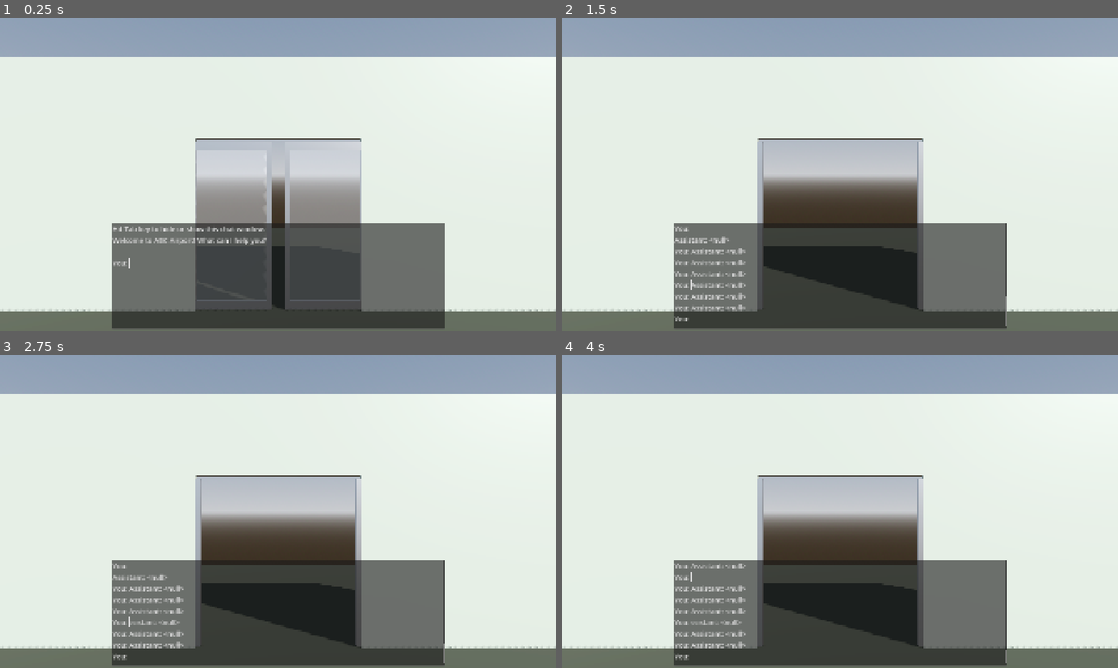
Above: before the commit, frames 1-4 (two rows, left to right).
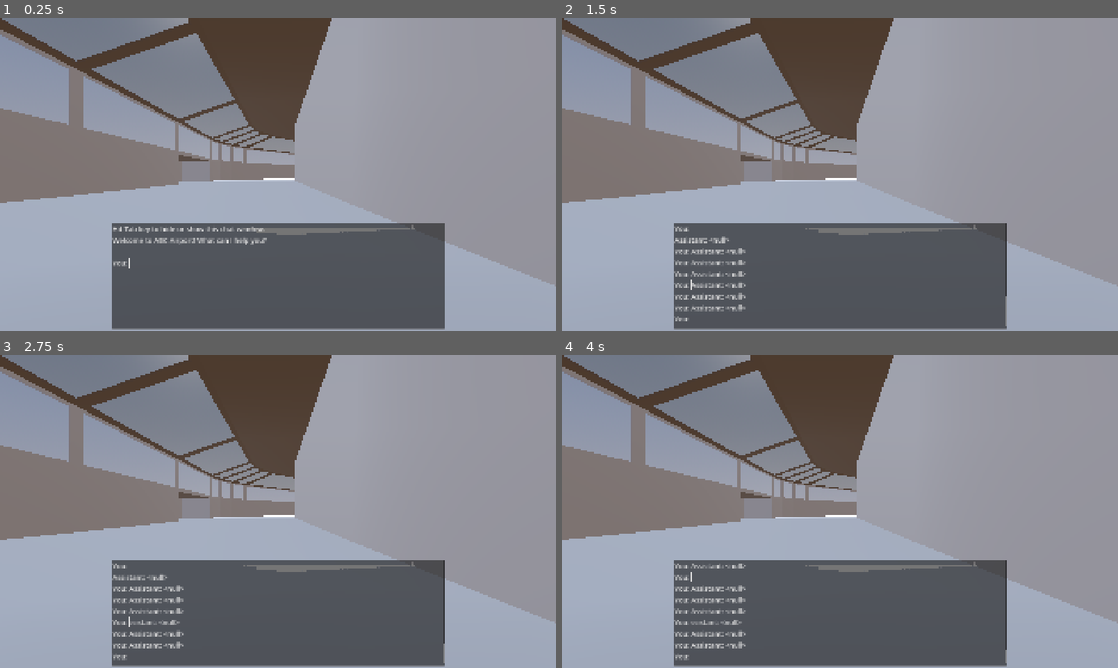
Above: after the commit, the same moments.

Repository: araobp/airport
Game: Godot game, scene res://System.tscn
Two runs of this game, one before a commit and one after it. Both use one fixed random seed, a clock stepped at 60 frames per second and the inputs below.
Inputs (mouse positions are in pixels of both pictures, inside the frame that each line leads up to):
- Up to frame 1 (0.25 s): no input
- Up to frame 2 (1.5 s): tap Enter (ui_accept) at 0.5, 0.6, 0.77, 1.07, 1.25, 1.35 s; move the mouse to (840, 274) at 0.52 s; hold Right (ui_right) 0.53-1.28 s; click (840, 274) at 0.67 s; move the mouse to (728, 190) at 1.27 s; hold Down (ui_down) from 1.28 s (still down)
- Up to frame 3 (2.75 s): tap Enter (ui_accept) at 1.52, 1.82, 2, 2.1 s; move the mouse to (333, 442) at 2.02 s; release Down (ui_down) at 2.03 s; hold Right (ui_right) from 2.03 s (still down)
- Up to frame 4 (4 s): tap Enter (ui_accept) at 2.75, 2.85, 3.02, 3.32, 3.5, 3.6, 3.77 s; move the mouse to (812, 574) at 2.77 s; release Right (ui_right) at 2.78 s; hold Up (ui_up) 2.78-3.53 s; click (812, 574) at 2.92 s; move the mouse to (1006, 558) at 3.52 s; hold Left (ui_left) from 3.53 s (still down)

The runs differ from the first frame. In frame 1, 87% of the frame differs, in the area x 0-100%, y 0-100%; in frame 2, 93%; in frame 3, 93%; in frame 4, 93%.
Error in both runs: Attempt to call function 'get_as_text' in base 'null instance' on a null instance. (res://gemini.gd:19)

Commit message:
feat: Add terminal and level assets
This commit introduces the initial assets for the airport terminal and surrounding levels.

Key changes:
- Added a `Terminal` scene with a static body for collision.
- Added a `Levels` scene.
- Integrated the new scenes into the main `System.tscn`.
- Enabled jumping in the first-person controller.
- Switched to the Jolt Physics engine for better performance.
- Included the source `.blend` files and exported `.glb` models for the terminal and levels.

Diff:
--- a/airport/System.tscn
+++ b/airport/System.tscn
@@ -6,6 +6,8 @@
 [ext_resource type="Script" uid="uid://c74tqwh5duaek" path="res://mcp_client.gd" id="4_1ayyj"]
 [ext_resource type="Script" uid="uid://cjkdi1hxunisd" path="res://first_person.gd" id="4_r1c7q"]
 [ext_resource type="PackedScene" uid="uid://olwpoxba07gh" path="res://Gate/Gate.tscn" id="4_rvu7u"]
+[ext_resource type="PackedScene" uid="uid://1fcc5lv0tfl8" path="res://Terminal/Terminal.tscn" id="7_v3stw"]
+[ext_resource type="PackedScene" uid="uid://bdgwujl16y7ca" path="res://Terminal/Levels.tscn" id="8_5nvr7"]
 
 [sub_resource type="ProceduralSkyMaterial" id="ProceduralSkyMaterial_37kl0"]
 sky_horizon_color = Color(0.662243, 0.671743, 0.686743, 1)
@@ -18,7 +20,10 @@
 background_mode = 2
 sky = SubResource("Sky_8uh7m")
 tonemap_mode = 2
-glow_enabled = true
+ssr_enabled = true
+ssao_enabled = true
+ssil_enabled = true
+sdfgi_read_sky_light = false
 
 [sub_resource type="CapsuleMesh" id="CapsuleMesh_hh24k"]
 
@@ -39,7 +44,7 @@
 script = ExtResource("1_rvu7u")
 
 [node name="DirectionalLight3D" type="DirectionalLight3D" parent="."]
-transform = Transform3D(0.500258, -0.53958, 0.677197, 0.262786, 0.839816, 0.475029, -0.825037, -0.0596791, 0.561919, 0, 0, 0)
+transform = Transform3D(-0.887866, 0.403194, -0.221651, 0.262786, 0.839817, 0.475029, 0.377675, 0.363515, -0.851598, 0, 0, -868.151)
 shadow_enabled = true
 
 [node name="WorldEnvironment" type="WorldEnvironment" parent="."]
@@ -68,6 +73,7 @@
 script = ExtResource("3_1ayyj")
 
 [node name="FirstPerson" type="CharacterBody3D" parent="."]
+transform = Transform3D(1, 0, 0, 0, 1, 0, 0, 0, 1, 0, 5.04603, 0)
 script = ExtResource("4_r1c7q")
 
 [node name="Camera3D" type="Camera3D" parent="FirstPerson"]
@@ -76,7 +82,6 @@
 
 [node name="MeshInstance3D" type="MeshInstance3D" parent="FirstPerson"]
 transform = Transform3D(0.4, 0, 0, 0, 0.8, 0, 0, 0, 0.4, 0, 0.8, 0)
-visible = false
 mesh = SubResource("CapsuleMesh_hh24k")
 skeleton = NodePath("../..")
 
@@ -105,3 +110,9 @@
 
 [node name="Gate" parent="." instance=ExtResource("4_rvu7u")]
 transform = Transform3D(-4.37114e-08, 0, -1, 0, 1, 0, 1, 0, -4.37114e-08, 0, 0, -4)
+
+[node name="Terminal" parent="." instance=ExtResource("7_v3stw")]
+transform = Transform3D(-4.37114e-08, 0, -1, 0, 1, 0, 1, 0, -4.37114e-08, 0, 0, 0)
+
+[node name="levels" parent="." instance=ExtResource("8_5nvr7")]
+transform = Transform3D(-4.37114e-08, 0, -1, 0, 1, 0, 1, 0, -4.37114e-08, 0, 0, 0)
--- /dev/null
+++ b/airport/Terminal/Levels.tscn
@@ -0,0 +1,5 @@
+[gd_scene load_steps=2 format=3 uid="uid://bdgwujl16y7ca"]
+
+[ext_resource type="PackedScene" uid="uid://d0bjt8oami84p" path="res://Terminal/levels.glb" id="1_vijt3"]
+
+[node name="levels" instance=ExtResource("1_vijt3")]
--- /dev/null
+++ b/airport/Terminal/Terminal.tscn
@@ -0,0 +1,13 @@
+[gd_scene load_steps=2 format=3 uid="uid://1fcc5lv0tfl8"]
+
+[ext_resource type="PackedScene" uid="uid://ci1gnndowy15x" path="res://Terminal/terminal.glb" id="1_apu1k"]
+
+[node name="Terminal" instance=ExtResource("1_apu1k")]
+
+[node name="StaticBody3D" parent="Building" index="0"]
+axis_lock_linear_x = true
+axis_lock_linear_y = true
+axis_lock_linear_z = true
+axis_lock_angular_x = true
+axis_lock_angular_y = true
+axis_lock_angular_z = true
--- a/airport/first_person.gd
+++ b/airport/first_person.gd
@@ -12,8 +12,6 @@
 	Input.mouse_mode = Input.MOUSE_MODE_CAPTURED
 
 func _input(event):
-	if event.is_action_pressed("ui_cancel"): get_tree().quit()
-
 	if not Globals.chat_window_enabled and event is InputEventMouseMotion:
 			rotation.y -= event.relative.x * CAMERA_SENS
 			rotation.x -= event.relative.y * CAMERA_SENS
@@ -24,13 +22,13 @@
 	if not is_on_floor():
 		velocity.y -= gravity * delta
 
-	# Handle jump.
-	#if Input.is_action_just_pressed("ui_accept") and is_on_floor():
-	#	velocity.y = JUMP_VELOCITY
+	if not Globals.chat_window_enabled:
+		# Handle jump.
+		if Input.is_action_just_pressed("ui_accept") and is_on_floor():
+			velocity.y = JUMP_VELOCITY
 
-	# Get the input direction and handle the movement/deceleration.
-	# As good practice, you should replace UI actions with custom gameplay actions.
-	if not Globals.chat_window_enabled:
+		# Get the input direction and handle the movement/deceleration.
+		# As good practice, you should replace UI actions with custom gameplay actions.
 		var input_dir = Input.get_vector("ui_left", "ui_right", "ui_up", "ui_down")
 		var direction = (transform.basis * Vector3(input_dir.x, 0, input_dir.y)).normalized()
 		if direction:
--- a/airport/project.godot
+++ b/airport/project.godot
@@ -25,6 +25,10 @@
 window/size/viewport_height=1080
 window/stretch/mode="canvas_items"
 
+[physics]
+
+3d/physics_engine="Jolt Physics"
+
 [rendering]
 
 anti_aliasing/quality/msaa_3d=1
Not shown: 1 places in airport/System.tscn that only renumber resources
Binary file added: airport/Terminal/levels.glb
Not shown, added: airport/Terminal/levels.glb.import
Binary file added: airport/Terminal/terminal.glb
Not shown, added: airport/Terminal/terminal.glb.import
Not shown, added: blender/levels.glb
Not shown, changed: blender/terminal.blend
Not shown, added: blender/terminal.blend1
Not shown, added: blender/terminal.glb
